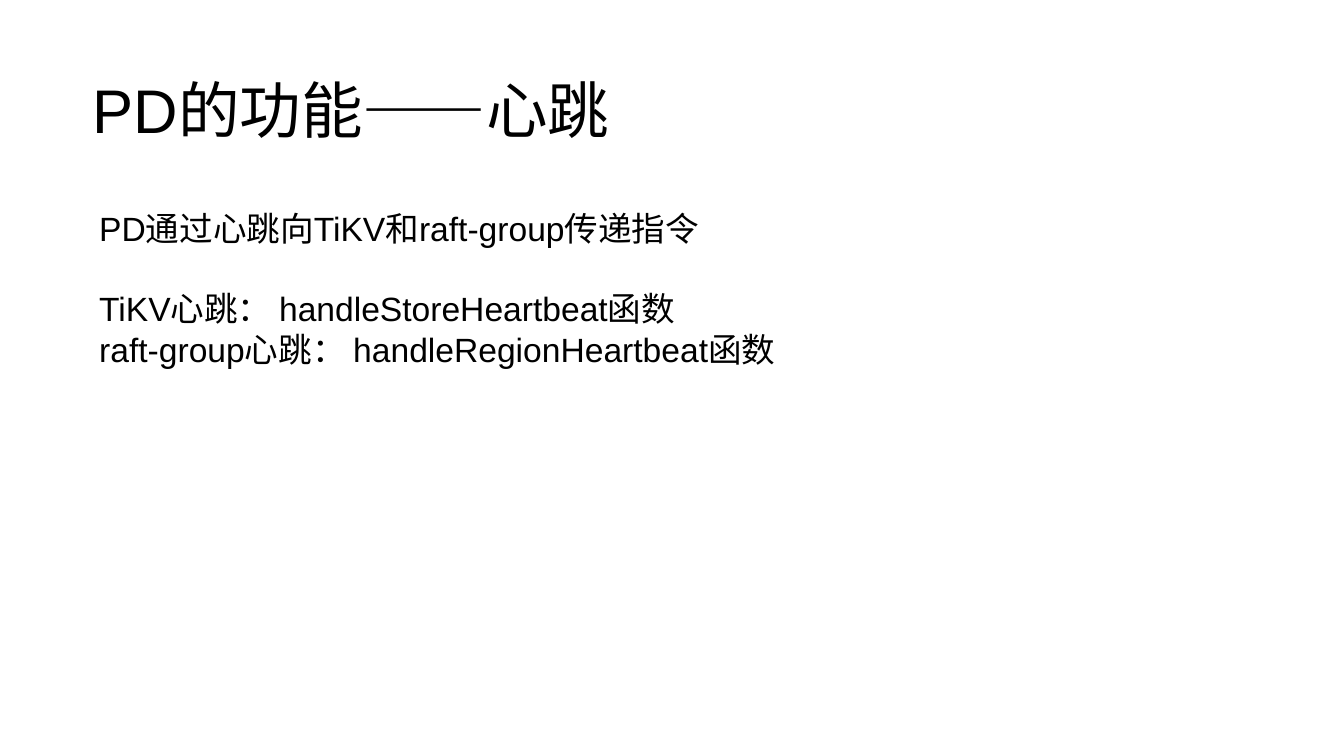
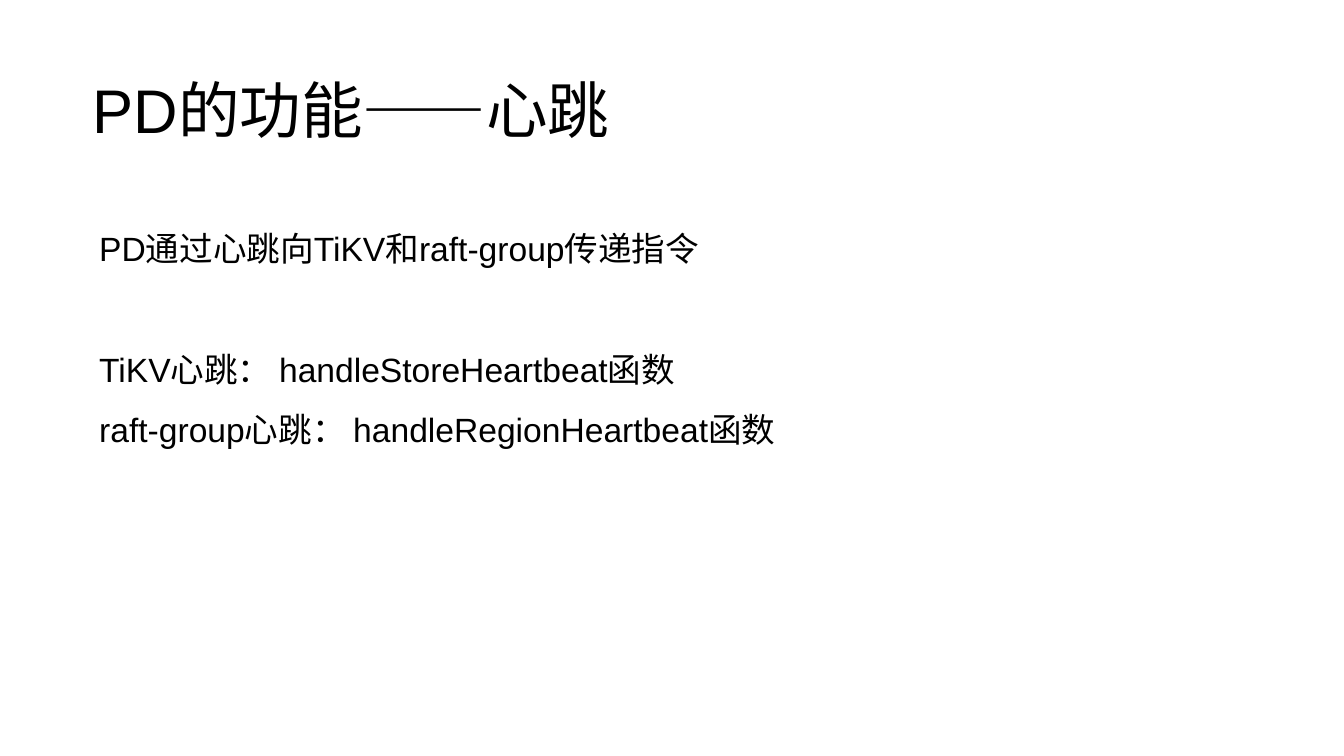
Before and after one commit to Doris404/Study-paper-channel, a slide deck: slide 18 of Chai' project/study material/notes/TiDB项目.pptx. Drawn at 1344x756 pixels with LibreOffice and Linux fonts; fonts in the diff are those of the drawing. Boxes give left, top, right and bottom in pixels: in the first picture for what was removed or moved away, otherwise in the second. Text is boxed around its words. In the diff, an @@ line names an element or a change of style, - is before the commit and + after.

```diff
--- a/Chai' project/study material/notes/TiDB项目.pptx
+++ b/Chai' project/study material/notes/TiDB项目.pptx
@@ text "PD通过心跳向TiKV和raft-group传递指令" at (x1=99, y1=234, x2=775, y2=449): line spacing 1 to 1.5 @@
```
Also in this commit, not shown: 2 other slides changed, 17 slides added, 3 slides removed, 5 other files.
